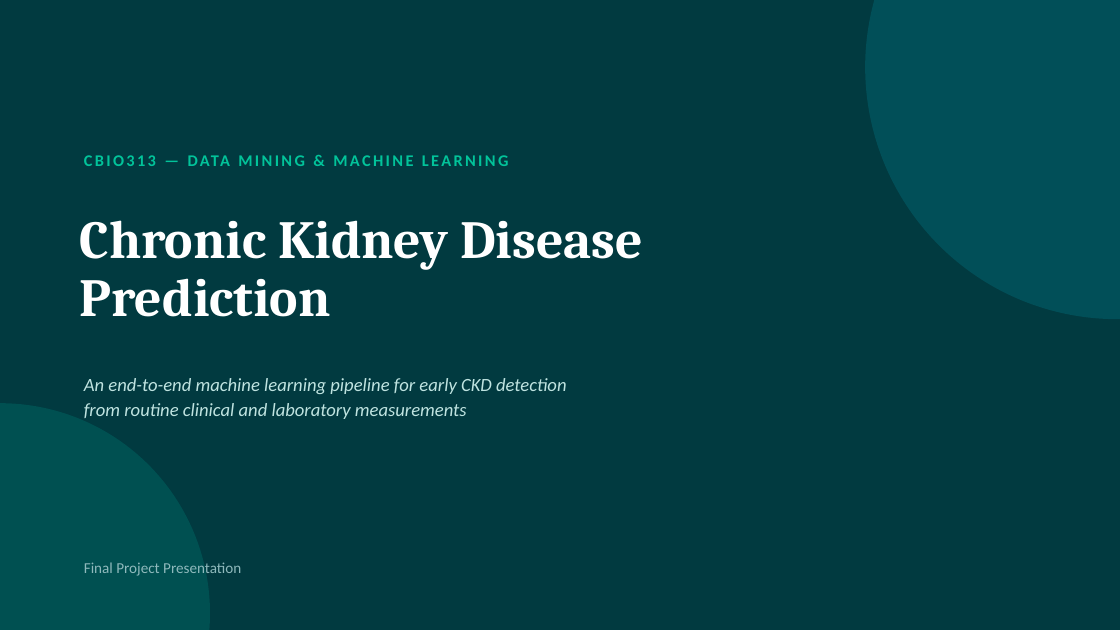
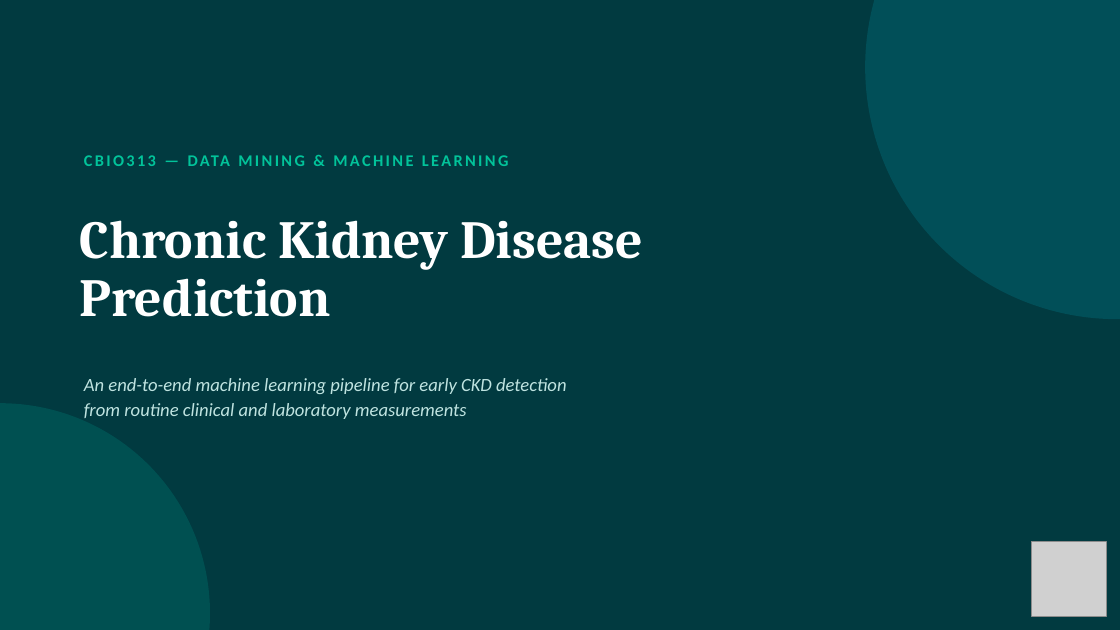
Before and after one commit to manarabdelmonemreyad/machine-learning-project-, a slide deck: slide 1 of CKD_Project_Presentation.pptx. Drawn at 1120x630 pixels with LibreOffice and Linux fonts; fonts in the diff are those of the drawing; grey boxes stand for pictures. Boxes give left, top, right and bottom in pixels: in the first picture for what was removed or moved away, otherwise in the second. Text is boxed around its words. In the diff, an @@ line names an element or a change of style, - is before the commit and + after.

```diff
--- a/CKD_Project_Presentation.pptx
+++ b/CKD_Project_Presentation.pptx
@@ text removed at bbox=[84, 562, 241, 576] @@
-Final Project Presentation
@@ picture added at bbox=[1032, 541, 1107, 616] @@
```
Also in this commit, not shown: 11 other slides changed.
